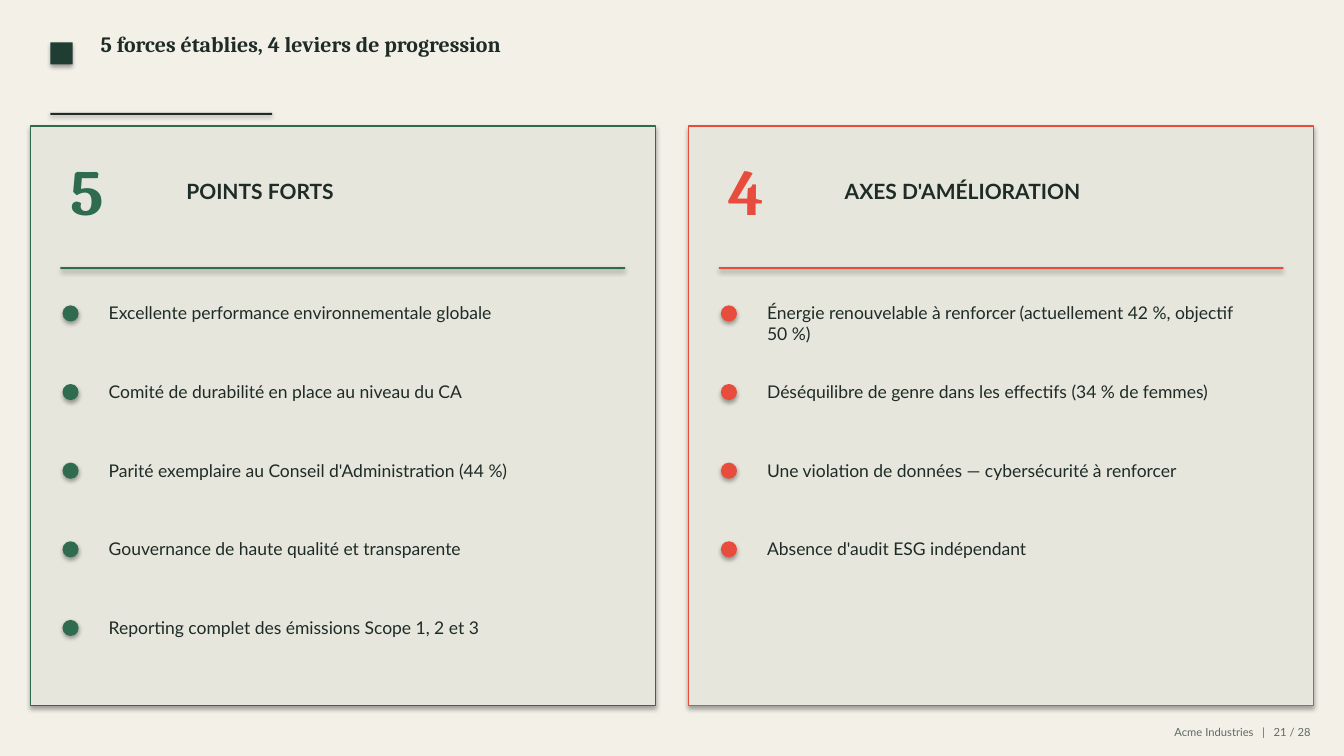
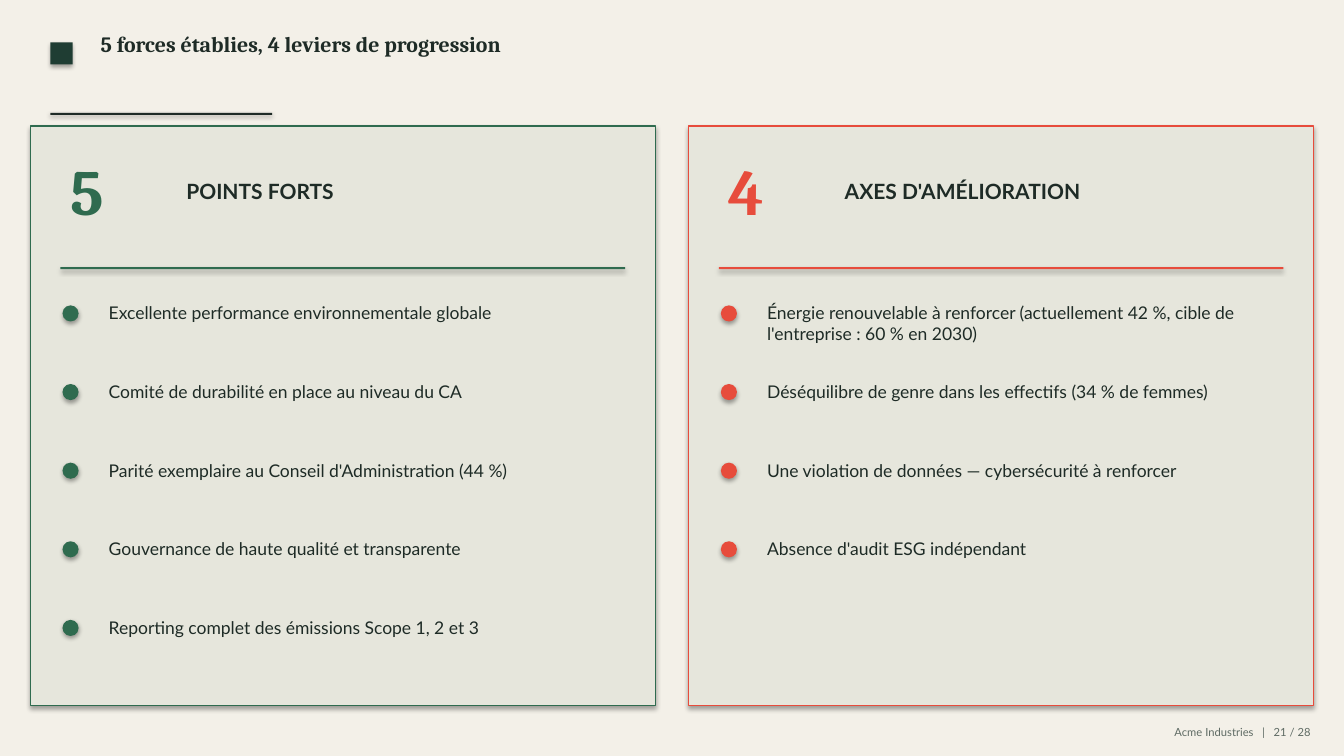
Before and after one commit to mehdiarrais-bot/Ethereal-ESG, a slide deck: slide 21 of examples/Presentation.pptx. Drawn at 1344x756 pixels with LibreOffice and Linux fonts; fonts in the diff are those of the drawing. Boxes give left, top, right and bottom in pixels: in the first picture for what was removed or moved away, otherwise in the second. Text is boxed around its words. In the diff, an @@ line names an element or a change of style, - is before the commit and + after.

```diff
--- a/examples/Presentation.pptx
+++ b/examples/Presentation.pptx
@@ text at (767,305,1234,343): text changed @@
-Énergie renouvelable à renforcer (actuellement 42 %, objectif 50 %)
+Énergie renouvelable à renforcer (actuellement 42 %, cible de l'entreprise : 60 % en 2030)
```
Also in this commit, not shown: 3 other slides changed, 34 other files.
